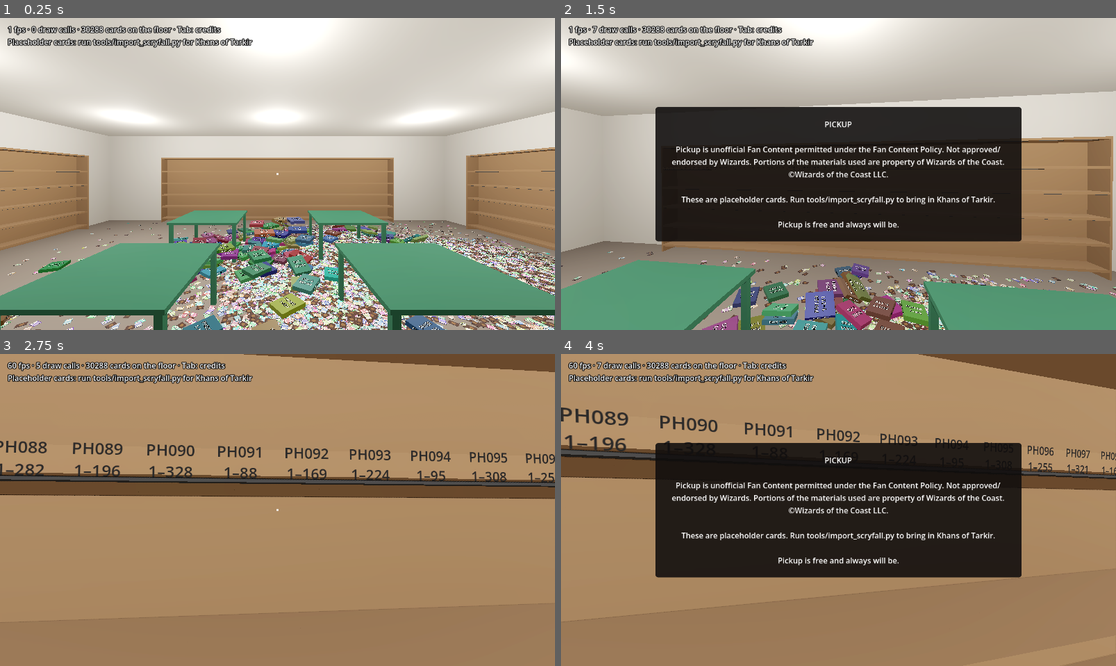
Above: before the commit, frames 1-4 (two rows, left to right).
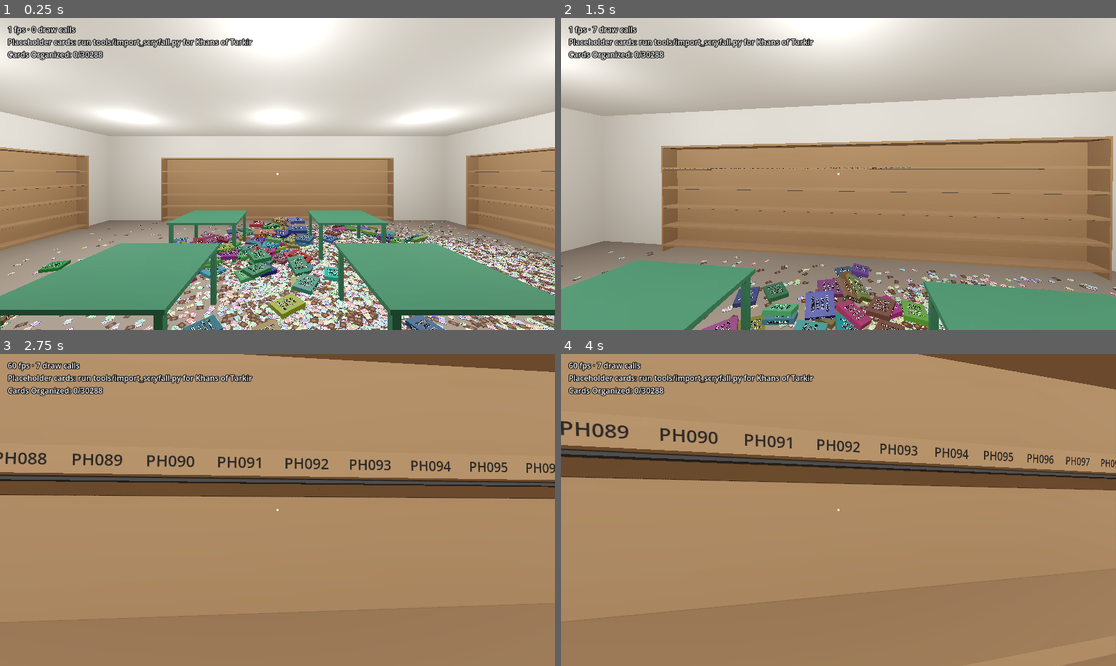
Above: after the commit, the same moments.

Repository: brian-kujawski/cracknstack
Game: Godot game, scene res://scenes/main.tscn
The game is run twice, just before and just after one commit, with the same random seed, the same clock (stepped at 60 frames per second) and the same inputs.
Inputs (mouse positions are in pixels of both pictures, inside the frame that each line leads up to):
- Up to frame 1 (0.25 s): no input
- Up to frame 2 (1.5 s): tap Enter at 0.5 s; move the mouse to (866, 174) at 0.52 s; hold W (move_forward) from 0.53 s (still down); tap Tab (credits, bound only before the commit) at 0.6 s; click (866, 174) at 0.67 s; tap F (inspect) at 0.8, 1.35 s; move the mouse to (810, 174) at 1.27 s; click (810, 174) at 1.42 s
- Up to frame 3 (2.75 s): keep holding W (move_forward); right-click (249, 510) at 1.55 s; move the mouse to (288, 503) at 2.02 s; right-click (288, 503) at 2.1 s; click (288, 503) at 2.17 s; tap Tab (credits, bound only before the commit) at 2.3 s
- Up to frame 4 (4 s): keep holding W (move_forward); tap Space at 2.75 s; move the mouse to (832, 516) at 2.77 s; tap Tab (credits, bound only before the commit) at 2.85 s; click (832, 516) at 2.92 s; tap F (inspect) at 3.05 s; tap Enter at 3.5 s; move the mouse to (877, 513) at 3.52 s; tap Ctrl (crouch) at 3.6 s; click (877, 513) at 3.67 s; right-click (877, 513) at 3.8 s

The runs differ from the first frame. In frame 1, 1.5% of the frame differs, in the area x 0-80%, y 2-100%; in frame 2, 30%; in frame 3, 4.0%; in frame 4, 31%, in the area x 0-100%, y 2-72%.

Commit message:
Trim on-screen text to the agreed list
Hints move to the bottom right and drop almost every key prompt. The
status line becomes "Cards Organized: N/total"; the placeholder note
shows in debug builds only. The held card shows name, set, padded
number of total and rarity. A card on a table shows the same once
you've held it. Binder hints show cards filled with a percentage,
the page, open/close, and pockets as "KTK #012: ???" until their own
card locks in. The Tab credits panel and key are gone; Credits.text()
stays for the menu. Binder covers, spines and shelf labels use the new
"KTK #001-269" style.

Co-Authored-By: Claude Opus 5.5 (1M context) <noreply@anthropic.com>
Claude-Session: https://claude.ai/code/session_01KExhLkdBzrwCLDv5LzpzUT

Diff:
--- a/scenes/main.tscn
+++ b/scenes/main.tscn
@@ -52,7 +52,7 @@
 offset_left = 16.0
 offset_top = 12.0
 offset_right = 1100.0
-offset_bottom = 70.0
+offset_bottom = 90.0
 
 [node name="Crosshair" type="ColorRect" parent="HUD"]
 anchors_preset = 8
@@ -74,23 +74,26 @@
 anchor_top = 1.0
 anchor_bottom = 1.0
 offset_left = 16.0
-offset_top = -96.0
+offset_top = -140.0
 offset_right = 700.0
 offset_bottom = -12.0
 grow_vertical = 0
+vertical_alignment = 2
 
 [node name="Hint" type="Label" parent="HUD"]
 theme_override_colors/font_outline_color = Color(0, 0, 0, 1)
 theme_override_constants/outline_size = 6
-anchors_preset = 8
-anchor_left = 0.5
-anchor_top = 0.5
-anchor_right = 0.5
-anchor_bottom = 0.5
-offset_left = -400.0
-offset_top = 24.0
-offset_right = 400.0
-offset_bottom = 120.0
-grow_horizontal = 2
-horizontal_alignment = 1
+anchors_preset = 3
+anchor_left = 1.0
+anchor_top = 1.0
+anchor_right = 1.0
+anchor_bottom = 1.0
+offset_left = -700.0
+offset_top = -140.0
+offset_right = -16.0
+offset_bottom = -12.0
+grow_horizontal = 0
+grow_vertical = 0
+horizontal_alignment = 2
+vertical_alignment = 2
 mouse_filter = 2
--- a/scripts/binders/binder.gd
+++ b/scripts/binders/binder.gd
@@ -103,12 +103,15 @@
 	body.position.y = THICKNESS / 2
 	_closed_view.add_child(body)
 
-	var cover := _make_label("%s\n%d–%d" % [binder.set_code, binder.first, binder.last], 64, 0.0009)
+	var cover := _make_label("%s\n%s" % [CardDatabase.get_set(binder.set_code).name, binder.numbers_text()], 44, 0.0009)
+	# Long set names wrap to fit the cover.
+	cover.autowrap_mode = TextServer.AUTOWRAP_WORD_SMART
+	cover.width = (COVER.x - 0.03) / cover.pixel_size
 	cover.rotation.x = -PI / 2
 	cover.position.y = THICKNESS + 0.001
 	_closed_view.add_child(cover)
 	# Spine label on the -x face, reading top to bottom like a real spine.
-	var spine := _make_label("%s  %d–%d" % [binder.set_code, binder.first, binder.last], 40, 0.0007)
+	var spine := _make_label(binder.numbers_text(), 40, 0.0007)
 	spine.rotation.y = -PI / 2
 	spine.position = Vector3(-COVER.x / 2 - 0.001, THICKNESS / 2, 0)
 	_closed_view.add_child(spine)
--- a/scripts/data/binder_range.gd
+++ b/scripts/data/binder_range.gd
@@ -16,3 +16,9 @@
 
 func contains(collector_number: int) -> bool:
 	return collector_number >= first and collector_number <= last
+
+
+## The set code and number range as printed on the binder, e.g. "KTK #001-269".
+func numbers_text() -> String:
+	var set_data := CardDatabase.get_set(set_code)
+	return "%s #%s-%s" % [set_code, set_data.number_text(first), set_data.number_text(last)]
--- a/scripts/data/set_data.gd
+++ b/scripts/data/set_data.gd
@@ -30,6 +30,12 @@
 		binder_ranges.append(binder)
 
 
+## A collector number as printed on the cards: zero-padded to three digits,
+## or to however many the set's size needs.
+func number_text(collector_number: int) -> String:
+	return str(collector_number).pad_zeros(maxi(3, str(card_count).length()))
+
+
 ## The binder volume holding this collector number, or null if out of range.
 func binder_for(collector_number: int) -> BinderRange:
 	for binder in binder_ranges:
--- a/scripts/input/controls.gd
+++ b/scripts/input/controls.gd
@@ -22,7 +22,6 @@
 const INTERACT := &"interact"
 const FLIP_NEXT := &"flip_next"
 const FLIP_PREVIOUS := &"flip_previous"
-const CREDITS := &"credits"
 const FREE_MOUSE := &"free_mouse"
 
 ## Every bindable action in menu order: [action, what it's called in the menu].
@@ -38,7 +37,6 @@
 	[INTERACT, "Open or close a binder"],
 	[FLIP_NEXT, "Next page"],
 	[FLIP_PREVIOUS, "Previous page"],
-	[CREDITS, "Show credits"],
 	[FREE_MOUSE, "Free the mouse"],
 ]
 
@@ -52,7 +50,6 @@
 	CROUCH: [KEY_CTRL, KEY_C],
 	INSPECT: [KEY_F],
 	INTERACT: [KEY_E],
-	CREDITS: [KEY_TAB],
 	FREE_MOUSE: [KEY_ESCAPE],
 }
 const DEFAULT_BUTTONS := {
--- a/scripts/main.gd
+++ b/scripts/main.gd
@@ -12,7 +12,6 @@
 @onready var _hint: Label = $HUD/Hint
 
 var _stats_timer := 0.0
-var _credits: PanelContainer
 
 
 func _ready() -> void:
@@ -21,16 +20,10 @@
 	_pile.spawn_binders(PILE_SEED)
 	print("Pile built: %d cards in %d ms" % [CardDatabase.card_count(), Time.get_ticks_msec() - started])
 	_hands.pile = _pile
-	_hands.held_changed.connect(_on_held_changed)
+	_hands.shown_card_changed.connect(_on_shown_card_changed)
 	_hands.hint_changed.connect(func(text: String) -> void: _hint.text = text)
-	_on_held_changed(null, null)
-	_build_credits()
+	_on_shown_card_changed(null)
 	_update_stats()
-
-
-func _unhandled_input(event: InputEvent) -> void:
-	if event.is_action_pressed(Controls.CREDITS):
-		_credits.visible = not _credits.visible
 
 
 func _process(delta: float) -> void:
@@ -40,51 +33,36 @@
 		_update_stats()
 
 
-## Frame rate and draw calls are for us while testing: they show when running
-## from the editor or a debug export, and are left out of release exports.
+## Frame rate, draw calls and the placeholder-data note are for us while
+## testing: they show when running from the editor or a debug export, and are
+## left out of release exports.
 func _update_stats() -> void:
-	var text := "%d cards on the floor · %s: credits" % [_pile.card_count_on_floor(), Controls.label(Controls.CREDITS)]
-	if not CardDatabase.is_real_data():
-		text += "\nPlaceholder cards: run tools/import_scryfall.py for Khans of Tarkir"
+	var text := "Cards Organized: %d/%d" % [cards_organized(_pile.binders), CardDatabase.card_count()]
 	if OS.is_debug_build():
-		text = "%d fps · %d draw calls · %s" % [
+		var debug := "%d fps · %d draw calls" % [
 			Engine.get_frames_per_second(),
-			RenderingServer.get_rendering_info(RenderingServer.RENDERING_INFO_TOTAL_DRAW_CALLS_IN_FRAME),
-			text]
+			RenderingServer.get_rendering_info(RenderingServer.RENDERING_INFO_TOTAL_DRAW_CALLS_IN_FRAME)]
+		if not CardDatabase.is_real_data():
+			debug += "\nPlaceholder cards: run tools/import_scryfall.py for Khans of Tarkir"
+		text = debug + "\n" + text
 	_status.text = text
 
 
-func _on_held_changed(card: CardData, binder: BinderRange) -> void:
-	if binder != null:
-		_held.text = "Carrying binder\n%s" % binder.label
-		return
-	if card == null:
-		_held.text = ""
-		return
-	var set_data := CardDatabase.get_set(card.set_code)
-	_held.text = "%s\n%s · %s #%d · %s\n%s" % [
-		card.name, set_data.name, set_data.code, card.collector_number,
-		CardData.Rarity.keys()[card.rarity].capitalize(), card.type_line]
+## Cards locked into their own pockets, across every binder.
+static func cards_organized(binders: Array[Binder]) -> int:
+	var count := 0
+	for binder in binders:
+		count += binder.contents.locked_count
+	return count
 
 
-## The credits (Controls.CREDITS): Fan Content disclaimer, data and art sources.
-func _build_credits() -> void:
-	_credits = PanelContainer.new()
-	_credits.set_anchors_and_offsets_preset(Control.PRESET_CENTER)
-	_credits.custom_minimum_size = Vector2(760, 0)
-	_credits.grow_horizontal = Control.GROW_DIRECTION_BOTH
-	_credits.grow_vertical = Control.GROW_DIRECTION_BOTH
-	_credits.mouse_filter = Control.MOUSE_FILTER_IGNORE
-	var style := StyleBoxFlat.new()
-	style.bg_color = Color(0.06, 0.05, 0.05, 0.88)
-	style.set_content_margin_all(24)
-	style.set_corner_radius_all(6)
-	_credits.add_theme_stylebox_override("panel", style)
-	var label := Label.new()
-	label.text = Credits.text()
-	label.autowrap_mode = TextServer.AUTOWRAP_WORD_SMART
-	label.horizontal_alignment = HORIZONTAL_ALIGNMENT_CENTER
-	label.custom_minimum_size = Vector2(712, 0)
-	_credits.add_child(label)
-	_credits.visible = false
-	_hint.get_parent().add_child(_credits)
+func _on_shown_card_changed(card: CardData) -> void:
+	_held.text = "" if card == null else card_details(card)
+
+
+## A card's details as shown in the corner: name, set, number and rarity.
+static func card_details(card: CardData) -> String:
+	var set_data := CardDatabase.get_set(card.set_code)
+	return "%s\n%s\n%s #%s/%s\n%s" % [
+		card.name, set_data.name, set_data.code, set_data.number_text(card.collector_number),
+		set_data.number_text(set_data.card_count), CardData.Rarity.keys()[card.rarity].capitalize()]
--- a/scripts/player/hands.gd
+++ b/scripts/player/hands.gd
@@ -25,7 +25,10 @@
 ## instead, directly and within a narrow range, like turning it in your hand.
 
 signal held_changed(card: CardData, binder: BinderRange)
-## What the thing under the crosshair is and what you can do with it.
+## The card whose details to show: the one in hand, or else a card lying on a
+## table that you've held before (null for none).
+signal shown_card_changed(card: CardData)
+## What the binder under the crosshair holds and what you can do with it.
 signal hint_changed(text: String)
 
 enum Aim { NONE, FLOOR, SURFACE, BINDER, LOOSE_CARD, SHELF }
@@ -74,6 +77,9 @@
 var pile: PileWorld
 var held_card_id := -1
 var carried_binder: Binder
+## Every card you've held at least once, by id. A card lying on a table is a
+## mystery until you've picked it up; from then on you know what it is.
+var seen_cards := {}
 
 @onready var _camera: Camera3D = get_parent().get_node("Camera3D")
 var _held_view: MeshInstance3D
@@ -101,6 +107,7 @@
 var _aim_space := -1
 var _hovered_binder: Binder
 var _hint := ""
+var _shown_card: CardData
 
 
 func _ready() -> void:
@@ -468,33 +475,18 @@
 
 
 func _update_hint() -> void:
-	var text := ""
-	match _aim:
-		Aim.BINDER:
-			text = _binder_hint(_aim_binder)
-		Aim.LOOSE_CARD:
-			if _hands_empty():
-				var card := CardDatabase.get_card(_aim_loose_card.card_id)
-				text = "%s · %s #%d\n%s: pick up" % [card.name, card.set_code, card.collector_number, _key(Controls.USE_HAND)]
-			elif held_card_id >= 0:
-				text = _put_down_hint()
-		Aim.SHELF:
-			var space: BinderRange = _aim_shelf.spaces[_aim_space]
-			text = "Shelf space for %s" % space.label
-			if carried_binder != null:
-				text += "\n%s: shelve this binder" % _key(Controls.USE_HAND)
-		Aim.FLOOR, Aim.SURFACE:
-			if not _hands_empty():
-				text = _put_down_hint()
-			elif _aim == Aim.FLOOR and pile.top_card_at(_aim_point) >= 0:
-				text = "%s: pick up" % _key(Controls.USE_HAND)
-	if held_card_id >= 0:
-		var card_keys := "%s: lower it · move the mouse: tilt it" % _key(Controls.INSPECT) if _zoomed \
-			else "%s: inspect · %s: toss" % [_key(Controls.INSPECT), _key(Controls.TOSS)]
-		text = card_keys if text.is_empty() else text + "\n" + card_keys
+	var text := _binder_hint(_aim_binder) if _aim == Aim.BINDER else ""
 	if text != _hint:
 		_hint = text
 		hint_changed.emit(text)
+	var shown: CardData = null
+	if held_card_id >= 0:
+		shown = CardDatabase.get_card(held_card_id)
+	elif _aim == Aim.LOOSE_CARD and _hands_empty() and seen_cards.has(_aim_loose_card.card_id):
+		shown = CardDatabase.get_card(_aim_loose_card.card_id)
+	if shown != _shown_card:
+		_shown_card = shown
+		shown_card_changed.emit(shown)
 
 
 ## How a hint shows an action's key or button (see Controls).
@@ -502,46 +494,36 @@
 	return Controls.label(action)
 
 
-func _put_down_hint() -> String:
-	if _placing >= 0.0:
-		return "release: put it here"
-	return "%s: put it here · hold: place carefully" % _key(Controls.USE_HAND)
-
-
 func _binder_hint(binder: Binder) -> String:
 	var contents := binder.contents
-	var text := "%s · %d of %d filed" % [binder.binder.label, contents.locked_count, contents.capacity()]
+	var lines := PackedStringArray(["Cards Filled: %d/%d (%d%%)" % [
+		contents.locked_count, contents.capacity(), floori(100.0 * contents.locked_count / contents.capacity())]])
 	match binder.state:
-		Binder.State.SHELVED:
-			var correct: bool = binder.shelf_unit.spaces[binder.shelf_space] == binder.binder
-			text += "\n%s · %s: take it down" % ["On its shelf" if correct else "Wrong shelf space", _key(Controls.USE_HAND)]
 		Binder.State.CLOSED:
 			if carried_binder == null:
-				text += "\n%s: open · %s: pick up" % [_key(Controls.INTERACT), _key(Controls.USE_HAND)]
+				lines.append("%s: Open Binder" % _key(Controls.INTERACT))
 		Binder.State.OPEN:
 			var pages := BinderLayout.spread_pages(binder.binder, binder.spread)
 			var shown := []
 			for page in [pages.x, pages.y]:
 				if page >= 0:
 					shown.append(str(page + 1))
-			text += "\npage %s of %d · %s: turn pages · %s: close" % [
-				"–".join(shown) if not shown.is_empty() else "cover", BinderLayout.page_count(binder.binder),
-				Controls.pair_label(Controls.FLIP_NEXT, Controls.FLIP_PREVIOUS), _key(Controls.INTERACT)]
+			lines.append("%s %s of %d" % ["Pages" if shown.size() > 1 else "Page", "–".join(shown),
+				BinderLayout.page_count(binder.binder)])
+			lines.append("%s: Close Binder" % _key(Controls.INTERACT))
 			if _aim_pocket >= 0:
-				text += "\n" + _pocket_hint(binder, _aim_pocket)
-	return text
-
-
+				lines.append(_pocket_hint(binder, _aim_pocket))
+	return "\n".join(lines)
+
+
+## A pocket shows its number, and the card's name once its own card is locked
+## in. Until then (empty, or holding the wrong card) the card is a mystery.
 func _pocket_hint(binder: Binder, pocket: int) -> String:
-	var number := binder.binder.first + pocket
-	var id := binder.contents.card_at(pocket)
-	if id < 0:
-		return "#%d · empty%s" % [number, " · %s: file this card" % _key(Controls.USE_HAND) if held_card_id >= 0 else ""]
-	var card := CardDatabase.get_card(id)
-	if binder.contents.is_locked(pocket):
-		return "#%d · %s" % [number, card.name]
-	return "#%d · %s %s #%d doesn't belong here%s" % [number, card.name, card.set_code, card.collector_number,
-		" · %s: take it out" % _key(Controls.USE_HAND) if _hands_empty() else ""]
+	var set_data := CardDatabase.get_set(binder.binder.set_code)
+	var number := "%s #%s" % [set_data.code, set_data.number_text(binder.binder.first + pocket)]
+	if not binder.contents.is_locked(pocket):
+		return number + ": ???"
+	return "%s\n%s" % [number, CardDatabase.get_card(binder.contents.card_at(pocket)).name]
 
 
 func _toss() -> void:
@@ -620,5 +602,6 @@
 	if id < 0:
 		held_changed.emit(null, null)
 		return
+	seen_cards[id] = true
 	CardView.apply(_held_view.material_override, id)
 	held_changed.emit(CardDatabase.get_card(id), null)
--- a/scripts/store/shelf_unit.gd
+++ b/scripts/store/shelf_unit.gd
@@ -61,7 +61,7 @@
 		if binder == null:
 			continue
 		var label := Label3D.new()
-		label.text = "%s\n%d–%d" % [binder.set_code, binder.first, binder.last]
+		label.text = binder.set_code
 		label.font_size = 32
 		label.pixel_size = 0.0007
 		label.modulate = Color(0.15, 0.15, 0.15)
--- a/scripts/ui/credits.gd
+++ b/scripts/ui/credits.gd
@@ -2,6 +2,8 @@
 extends RefCounted
 ## The credits text: the Fan Content disclaimer (plan §2) and, with real
 ## data, where the card data and images come from and who painted the art.
+## Nothing shows it yet: it goes in the in-game menu's credits (M4b), and the
+## game doesn't ship until it does.
 
 const DISCLAIMER := "Pickup is unofficial Fan Content permitted under the Fan Content Policy. Not approved/endorsed by Wizards. Portions of the materials used are property of Wizards of the Coast. ©Wizards of the Coast LLC."
 
--- a/tests/test_runner.gd
+++ b/tests/test_runner.gd
@@ -32,6 +32,7 @@
 	_test_inspect_tilt()
 	_test_glide()
 	_test_controls()
+	_test_onscreen_text()
 	CardDatabase.load_file(CardDatabase.PLACEHOLDER_PATH)
 	print("%d checks, %d failed" % [_checks, _failures])
 	get_tree().quit(1 if _failures > 0 else 0)
@@ -615,3 +616,60 @@
 	Controls.reset(Controls.INTERACT)
 	_check(Controls.label(Controls.INTERACT) == "E", "reset puts one action back")
 	DirAccess.remove_absolute(path)
+
+
+func _test_onscreen_text() -> void:
+	var khans := SetData.new()
+	khans.code = "KTK"
+	khans.card_count = 269
+	_check(khans.number_text(4) == "004" and khans.number_text(269) == "269", "collector numbers are zero-padded to three digits")
+	khans.card_count = 1200
+	_check(khans.number_text(4) == "0004", "a set past 999 pads to four digits")
+
+	var range_data := CardDatabase.all_binders()[0]
+	var set_data := CardDatabase.get_set(range_data.set_code)
+	_check(range_data.numbers_text() == "%s #001-%s" % [set_data.code, set_data.number_text(range_data.last)],
+		"binder numbers read like KTK #001-269, got " + range_data.numbers_text())
+
+	var main := preload("res://scripts/main.gd")
+	var ids := _first_binder_cards()
+	var card := CardDatabase.get_card(ids[3])
+	_check(main.card_details(card) == "%s\n%s\n%s #004/%s\n%s" % [card.name, set_data.name, set_data.code,
+		set_data.number_text(set_data.card_count), CardData.Rarity.keys()[card.rarity].capitalize()],
+		"held card details: name, set, padded number of total, rarity; got " + main.card_details(card))
+
+	var binder := Binder.new()
+	binder.setup(range_data, Color.RED, null)
+	var other := Binder.new()
+	other.setup(CardDatabase.all_binders()[1], Color.BLUE, null)
+	binder.contents.insert(0, ids[0])
+	binder.contents.insert(1, ids[2]) # The wrong card: doesn't count.
+	other.contents.insert(0, _card_for(CardDatabase.all_binders()[1], 0))
+	var binders: Array[Binder] = [binder, other]
+	_check(main.cards_organized(binders) == 2, "Cards Organized counts locked cards across every binder")
+
+	var hands := Hands.new()
+	var capacity := binder.contents.capacity()
+	var filled := "Cards Filled: 1/%d (%d%%)" % [capacity, floori(100.0 / capacity)]
+	_check(hands._binder_hint(binder) == filled + "\nE: Open Binder", "closed binder hint, got " + hands._binder_hint(binder))
+	binder.state = Binder.State.OPEN
+	binder.spread = 1
+	var pages := BinderLayout.page_count(range_data)
+	_check(hands._binder_hint(binder) == "%s\nPages 2–3 of %d\nE: Close Binder" % [filled, pages],
+		"open binder hint, got " + hands._binder_hint(binder))
+	binder.spread = 0
+	_check(hands._binder_hint(binder).contains("\nPage 1 of %d\n" % pages), "the first spread shows one page")
+	_check(hands._pocket_hint(binder, 0) == "%s #001\n%s" % [set_data.code, CardDatabase.get_card(ids[0]).name],
+		"a locked pocket names its card")
+	_check(hands._pocket_hint(binder, 1) == set_data.code + " #002: ???", "a pocket with the wrong card stays a mystery")
+	_check(hands._pocket_hint(binder, 2) == set_data.code + " #003: ???", "an empty pocket is a mystery")
+	hands.free()
+	binder.free()
+	other.free()
+
+
+func _card_for(range_data: BinderRange, pocket: int) -> int:
+	for card in CardDatabase.cards_in_set(range_data.set_code):
+		if card.collector_number == range_data.first + pocket:
+			return card.id
+	return -1
